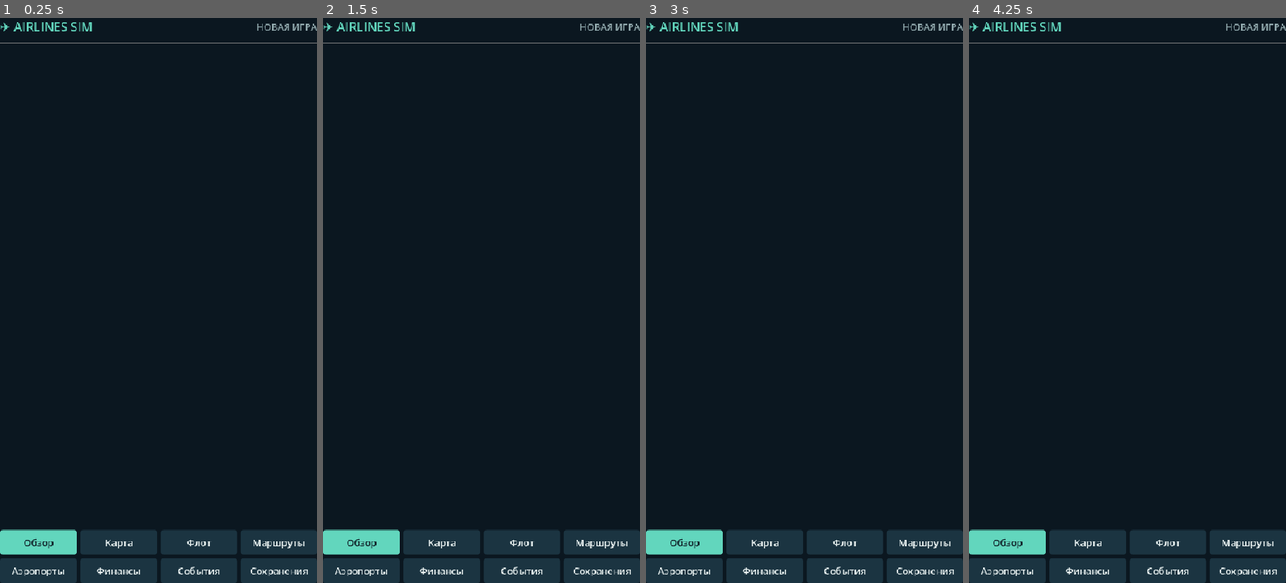
Above: before the commit, frames 1-4 (left to right).
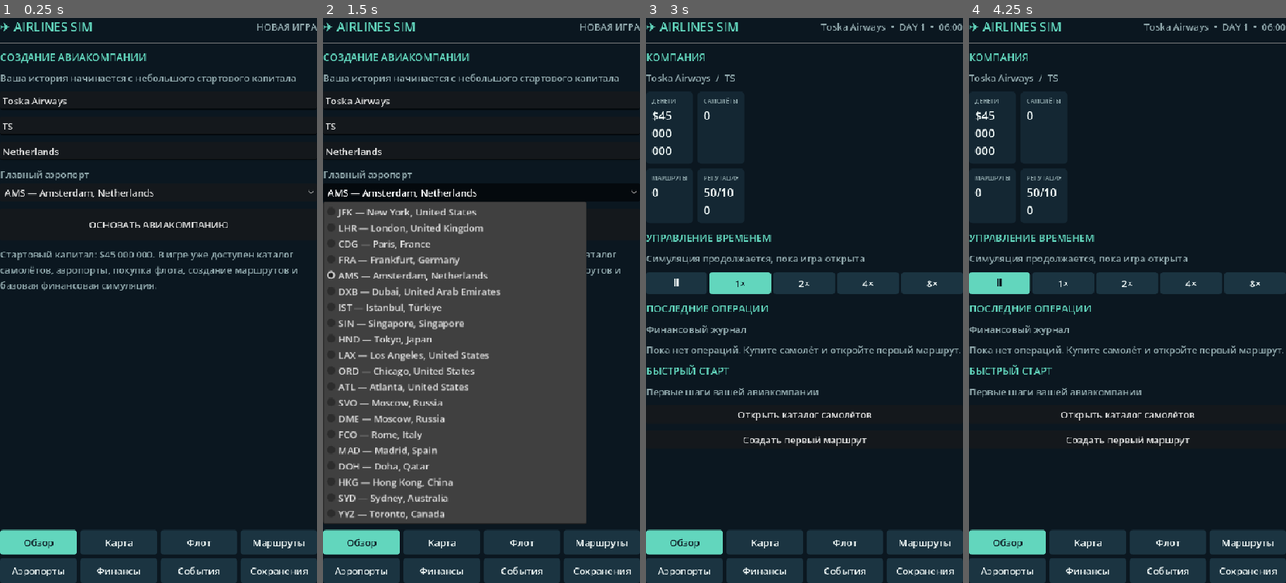
Above: after the commit, the same moments.

Repository: Toska-0/AirlinesSim
Game: Godot game, scene res://scenes/main.tscn
Same seed, same stepped clock (60 frames per second), same inputs: the game is played once before the commit and once after it.
Inputs (mouse positions are in pixels of both pictures, inside the frame that each line leads up to):
- Up to frame 1 (0.25 s): no input
- Up to frame 2 (1.5 s): click "Обзор" at 0.5 s; click (481, 193) at 1.25 s, where only the run after the commit has a clickable "AMS — Amsterdam, Netherlands"
- Up to frame 3 (3 s): click "Карта" at 2 s; click (804, 227) at 2.75 s, where only the run after the commit has a clickable "ОСНОВАТЬ АВИАКОМПАНИЮ"
- Up to frame 4 (4.25 s): click (1000, 283) at 3.5 s, where only the run after the commit has a clickable "Ⅱ"

The runs differ from the first frame. In frame 1, 3.1% of the frame differs, in the area x 0-99%, y 6-49%; in frame 2, 49%, in the area x 0-99%, y 6-90%; in frame 3, 7.3%; in frame 4, 7.3%.
Error before the commit: Parse Error: Cannot infer the type of "serial" variable because the value doesn't have a set type. (res://scripts/game_data.gd:54)

Commit message:
Fix GDScript serial type inference

Diff:
--- a/scripts/game_data.gd
+++ b/scripts/game_data.gd
@@ -51,7 +51,7 @@
 	if float(state.money) < price:
 		return false
 	state.money = float(state.money) - price
-	var serial := state.aircraft.size() + 1
+	var serial: int = state.aircraft.size() + 1
 	state.aircraft.append({
 		"id": "AS-%03d" % serial,
 		"model_id": model_id,
